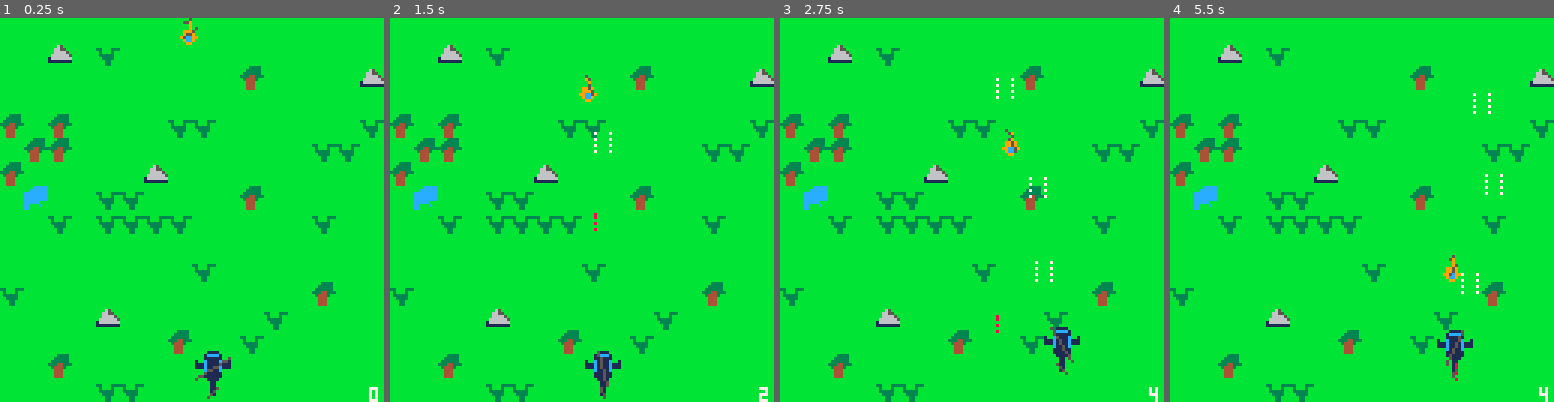
Above: before the commit, frames 1-4 (left to right).
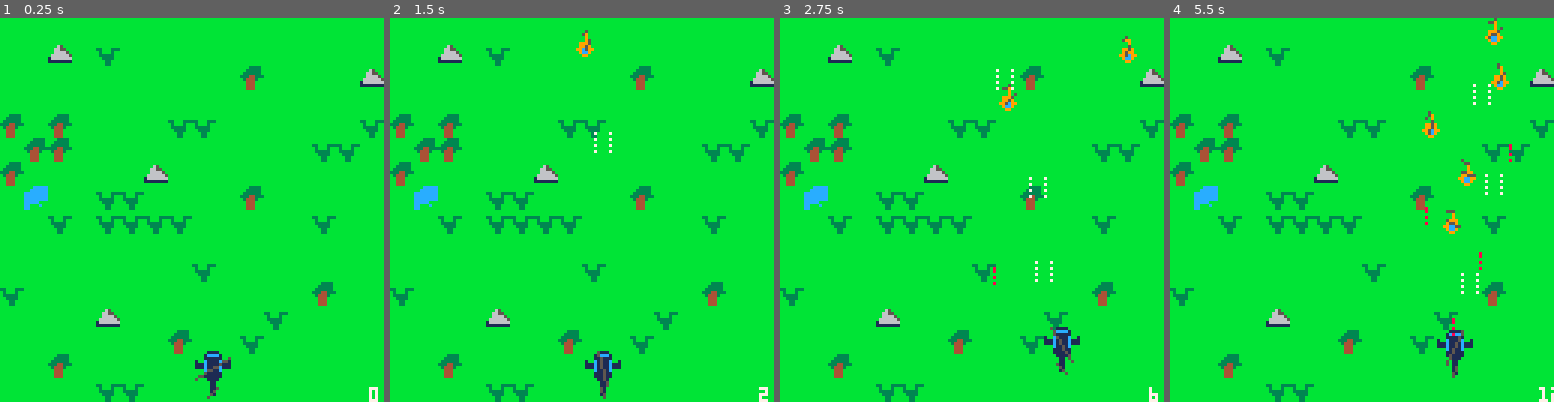
Above: after the commit, the same moments.

Repository: zeenix/pico-8
Game: PICO-8 cartridge airwolf/airwolf.p8
The game is run twice, just before and just after one commit, with the same random seed, the same clock (stepped at 60 frames per second) and the same inputs.
Inputs:
- Up to frame 1 (0.25 s): no input
- Up to frame 2 (1.5 s): tap X (X key) at 0.33, 1.07 s; tap O (Z key) at 0.7 s
- Up to frame 3 (2.75 s): hold Right 1.6-2.1 s; tap O (Z key) at 1.7, 2.1, 2.5 s; tap X (X key) at 1.85 s; hold Up 2.15-2.42 s; hold Right from 2.47 s (still down)
- Up to frame 4 (5.5 s): tap O (Z key) every 0.4 s from 2.9 to 5.3 s; tap X (X key) at 2.97, 4.08, 5.2 s; release Right at 3.03 s; hold Left 3.08-3.58 s; hold Down 3.63-3.97 s; hold Right 4.02-4.68 s; hold Up 4.73-5.03 s; hold Left from 5.08 s (still down)

The runs differ from the first frame. In frame 1, 0.2% of the frame differs, in the area x 46-52%, y 0-8%; in frame 2, 0.3%; in frame 3, 0.7%; in frame 4, 1.3%, in the area x 65-100%, y 0-100%.

Commit message:
Random multiple enemy spawns

Diff:
--- a/airwolf/entities.lua
+++ b/airwolf/entities.lua
@@ -3,33 +3,33 @@
 
 function Entities:new()
     local this = setmetatable({}, Entities)
-    this.bullets = {}
-    this.enemy = EnemyAircraft:new()
+    this.entities = {}
+    this.enemy_spawn = time() -- Last time an enemy was spawned.
 
     return this
 end
 
 function Entities:update(x, y)
-    if self.enemy:update() then
-        -- For now just respawn the enemy.
-        self.enemy = EnemyAircraft:new()
+    -- Spawn an enemy aircraft every 1-4 seconds.
+    if time() - self.enemy_spawn > 1 + flr(rnd(4)) then
+        local e = EnemyAircraft:new()
+        add(self.entities, e)
+        self.enemy_spawn = time()
     end
 
-    for i, b in ipairs(self.bullets) do
-        if b:update() then
-            deli(self.bullets, i)
+    for i, e in ipairs(self.entities) do
+        if e:update() then
+            deli(self.entities, i)
         end
     end
 end
 
 function Entities:draw()
-    self.enemy:draw()
-
-    for b in all(self.bullets) do
-        b:draw()
+    for e in all(self.entities) do
+        e:draw()
     end
 end
 
 function Entities:add_bullet(bullet)
-    add(self.bullets, bullet)
+    add(self.entities, bullet)
 end
--- a/airwolf/main.lua
+++ b/airwolf/main.lua
@@ -23,5 +23,5 @@
     airwolf:draw()
     entities:draw()
 
-    print(count(entities.bullets), 123, 123, colors.white)
+    print(count(entities.entities), 123, 123, colors.white)
 end
